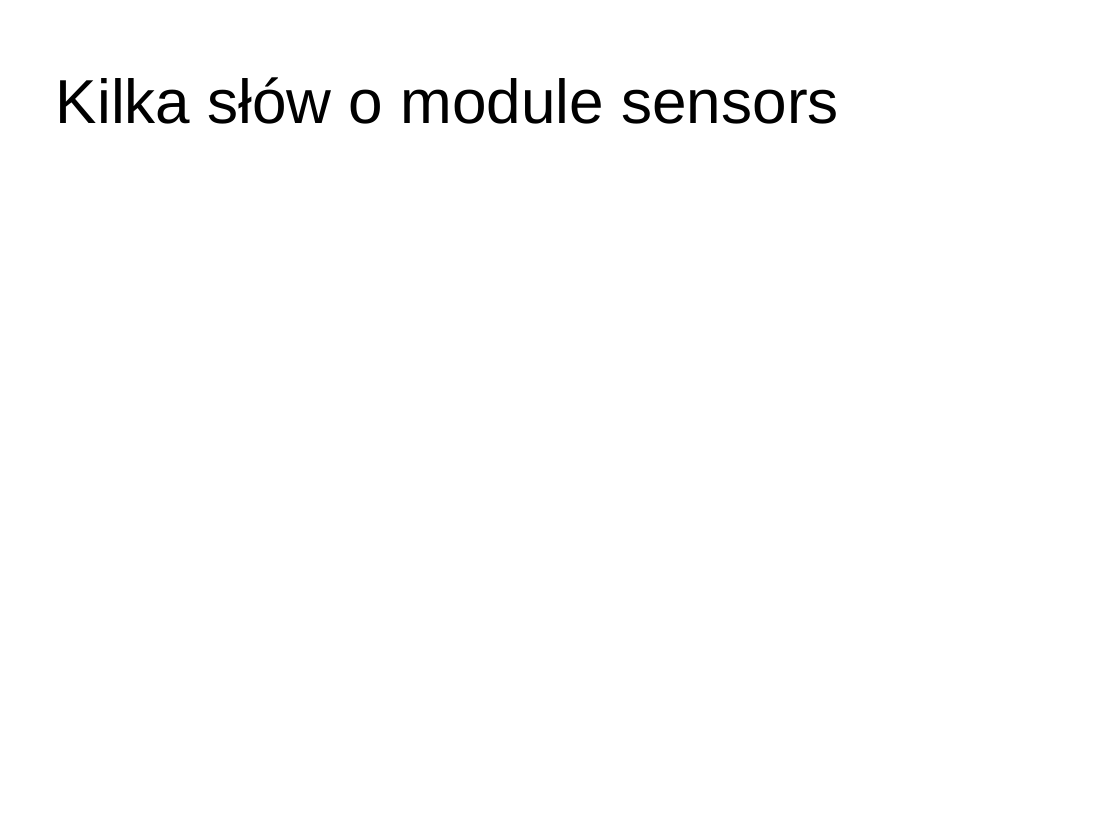
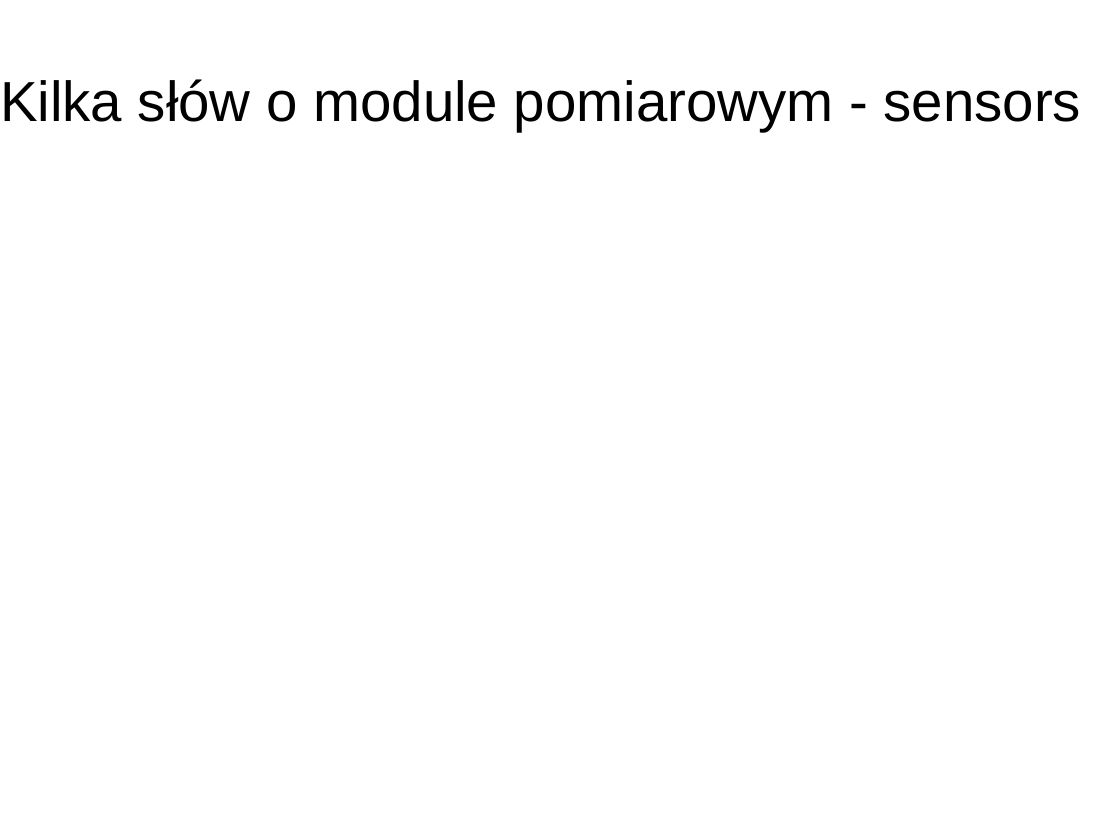
Before and after one commit to AleksanderPasiut/APProject_TrafficLights, a slide deck: slide 9 of prezentacja.pptx. Drawn at 1120x840 pixels with LibreOffice and Linux fonts; fonts in the diff are those of the drawing; background and template pictures are left out. Boxes give left, top, right and bottom in pixels: in the first picture for what was removed or moved away, otherwise in the second. Text is boxed around its words. In the diff, an @@ line names an element or a change of style, - is before the commit and + after.

```diff
--- a/prezentacja.pptx
+++ b/prezentacja.pptx
@@ title at bbox=[0, 79, 1082, 132]: text changed; size 44 to 40 pt @@
-Kilka słów o module sensors
+Kilka słów o module pomiarowym - sensors
```
Also in this commit, not shown: 4 other slides changed, 1 other file.
